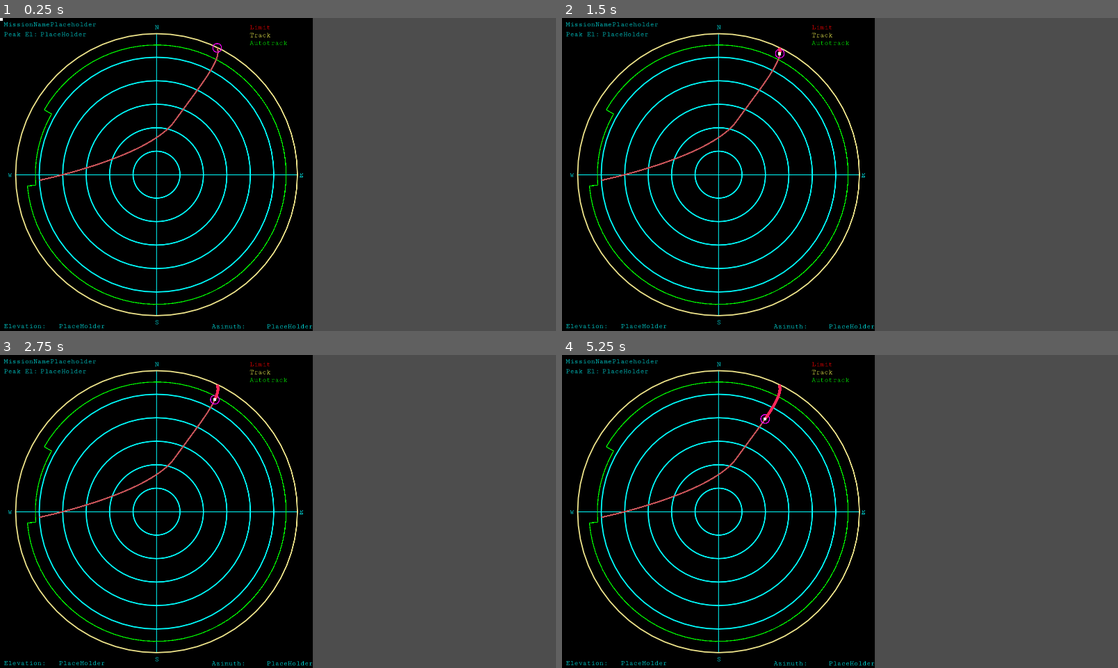
Above: before the commit, frames 1-4 (two rows, left to right).
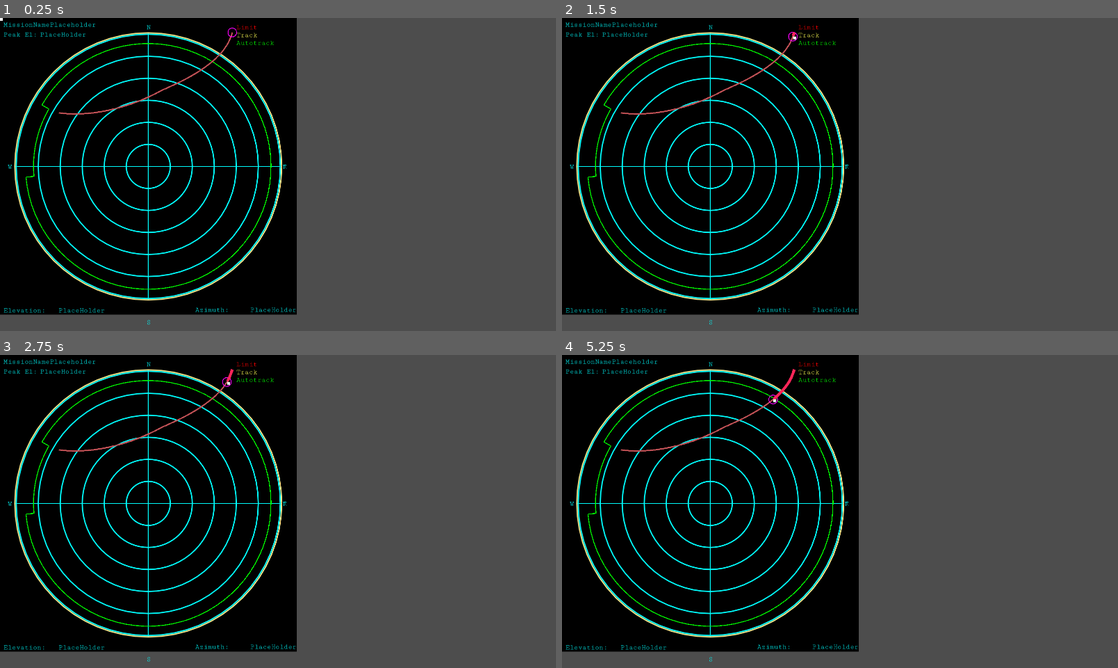
Above: after the commit, the same moments.

Repository: asfadmin/antenna-museum-exhibit
Game: Godot game, scene res://src/track_status/track_status.tscn
Same seed, same stepped clock (60 frames per second), same inputs: the game is played once before the commit and once after it. This scene is started directly instead of the project's main scene.
Inputs (mouse positions are in pixels of both pictures, inside the frame that each line leads up to):
- Up to frame 1 (0.25 s): no input
- Up to frame 2 (1.5 s): tap Enter at 0.5 s; move the mouse to (962, 158) at 0.52 s; click (962, 158) at 0.67 s; drag from (728, 190) to (812, 237) at 1.27 s
- Up to frame 3 (2.75 s): tap Space at 2 s; move the mouse to (333, 442) at 2.02 s; click (333, 442) at 2.17 s
- Up to frame 4 (5.25 s): drag from (812, 574) to (673, 464) at 2.77 s; tap Enter at 3.5 s; move the mouse to (1006, 558) at 3.52 s; click (1006, 558) at 3.67 s; tap Space at 4.25 s; drag from (673, 464) to (756, 433) at 4.27 s; move the mouse to (867, 511) at 5.02 s; click (867, 511) at 5.17 s

The runs differ from the first frame. In frame 1, 14% of the frame differs, in the area x 0-57%, y 0-100%; in frame 2, 14%; in frame 3, 14%; in frame 4, 14%.
Error in both runs: Cannot call method 'get_error' on a null value. (res://addons/icons-fonts/icons_fonts/IconsFonts.gd:57)

Commit message:
adds track status, scales properly in other scenes

Diff:
--- a/exhibit-frontend/src/track_status/track_course.gd
+++ b/exhibit-frontend/src/track_status/track_course.gd
@@ -8,7 +8,7 @@
 
 var expected_time: float = 5.0
 var cursor_pos: Vector2 = Vector2.ZERO
-
+@onready var viewport: SubViewport = get_parent() as SubViewport
 #var full_points = []
 # Called when the node enters the scene tree for the first time.
 func _ready() -> void:
@@ -19,11 +19,17 @@
 	#self.path_follow_2d = self.path_2d.get_child(0)
 
 	var _final_path = []
+	var viewport_parent = viewport.get_parent()
+	#var offset = Vector2(viewport.get_parent().size.x / 2, -viewport.get_parent().size.y) / 2.0
 	for point in self.path_2d.curve.get_baked_points():
-		_final_path.append(point + self.path_2d.position)
+		#var offset = Vector2(viewport.size.x, viewport.size.y) / 2.0
+		#print(viewport.size.x)
+		#print(offset)
+		_final_path.append(point) # + offset)
 
 	self.points = _final_path
 	#self.path_2d.curve.get_closest_point()
+
 	get_tree().create_timer(1.0).timeout.connect(_active_timer, CONNECT_ONE_SHOT)
 	#var tween = get_tree().create_tween().set_loops(5)
 	#tween.tween_property($Sprite, "modulate", Color.RED, 1)
@@ -47,7 +53,7 @@
 	self.current_idx += 1
 	self.queue_redraw()
 	if self.points.size() != self.current_idx:
-		self.sat_position.position = self.points[self.current_idx] - (self.sat_position.size / 2.0)
+		self.sat_position.position = self.points[self.current_idx]
 		get_tree().create_timer(0.1).timeout.connect(_active_timer, CONNECT_ONE_SHOT)
 	else:
 		self.sat_position.visible = false
--- /dev/null
+++ b/exhibit-frontend/src/track_status/track_status.gdshader
@@ -0,0 +1,18 @@
+shader_type canvas_item;
+
+uniform sampler2D path_viewport;
+
+void vertex() {
+	// Called for every vertex the material is visible on.
+}
+
+void fragment() {
+	COLOR = vec4(UV.x, UV.y, 0.5, 1.0);
+	//COLOR =  vec4(0.5, 0.1, 1.0, 1.0); //texture(path_viewport, UV);
+	// Called for every pixel the material is visible on.
+}
+
+//void light() {
+//	// Called for every pixel for every light affecting the CanvasItem.
+//	// Uncomment to replace the default light processing function with this one.
+//}
--- a/exhibit-frontend/src/track_status/track_status.tscn
+++ b/exhibit-frontend/src/track_status/track_status.tscn
@@ -1,29 +1,23 @@
-[gd_scene load_steps=5 format=3 uid="uid://pyqxiujpu271"]
+[gd_scene load_steps=6 format=3 uid="uid://pyqxiujpu271"]
 
 [ext_resource type="Script" uid="uid://dnp1d84d1sas3" path="res://src/track_status/track_status.gd" id="1_u6mlq"]
 [ext_resource type="FontFile" uid="uid://d2g2aiqsn56d7" path="res://assets/CutiveMono-Regular.ttf" id="2_4komm"]
 [ext_resource type="Script" uid="uid://i4rwwpot8fwr" path="res://src/track_status/track_course.gd" id="3_ibwx6"]
 
+[sub_resource type="ViewportTexture" id="ViewportTexture_pgbq5"]
+viewport_path = NodePath("SubViewport")
+
 [sub_resource type="Curve2D" id="Curve2D_203gu"]
 _data = {
-"points": PackedVector2Array(-17.7004, -39.6812, 17.7004, 39.6812, 750, 103, 91.342, -125.921, -91.342, 125.921, 602, 357, 0, 0, 0, 0, 136, 560)
+"points": PackedVector2Array(0, 0, -13.176, 48.962, 802.205, 49.841, 184.01, -77.806, -204.815, 111.556, 564.298, 246.847, 0, 0, 0, 0, 203.863, 327.045)
 }
 point_count = 3
 
-[node name="TrackStatus" type="Control"]
-z_index = 2
-custom_minimum_size = Vector2(200, 200)
-layout_mode = 3
-anchors_preset = 0
-size_flags_horizontal = 3
-size_flags_vertical = 3
-
-[node name="AspectRatioContainer" type="AspectRatioContainer" parent="."]
-layout_mode = 0
-offset_right = 1081.0
-offset_bottom = 1081.0
-
-[node name="background" type="ColorRect" parent="AspectRatioContainer"]
+[node name="AspectRatioContainer" type="AspectRatioContainer"]
+offset_right = 1024.0
+offset_bottom = 1024.0
+
+[node name="background" type="ColorRect" parent="."]
 unique_name_in_owner = true
 z_as_relative = false
 layout_mode = 2
@@ -31,7 +25,7 @@
 script = ExtResource("1_u6mlq")
 line_width = 3.0
 
-[node name="East" type="RichTextLabel" parent="AspectRatioContainer/background"]
+[node name="East" type="RichTextLabel" parent="background"]
 layout_mode = 1
 anchors_preset = 6
 anchor_left = 1.0
@@ -51,7 +45,7 @@
 scroll_active = false
 metadata/_edit_use_anchors_ = true
 
-[node name="North" type="RichTextLabel" parent="AspectRatioContainer/background"]
+[node name="North" type="RichTextLabel" parent="background"]
 layout_mode = 1
 anchors_preset = 5
 anchor_left = 0.5
@@ -68,7 +62,7 @@
 scroll_active = false
 metadata/_edit_use_anchors_ = true
 
-[node name="Key" type="RichTextLabel" parent="AspectRatioContainer/background"]
+[node name="Key" type="RichTextLabel" parent="background"]
 layout_mode = 1
 anchors_preset = -1
 anchor_left = 0.803423
@@ -87,7 +81,7 @@
 scroll_active = false
 metadata/_edit_use_anchors_ = true
 
-[node name="SatInfo" type="RichTextLabel" parent="AspectRatioContainer/background"]
+[node name="SatInfo" type="RichTextLabel" parent="background"]
 layout_mode = 1
 anchors_preset = -1
 anchor_left = 0.0180389
@@ -107,7 +101,7 @@
 scroll_active = false
 metadata/_edit_use_anchors_ = true
 
-[node name="PeakEl" type="Label" parent="AspectRatioContainer/background/SatInfo"]
+[node name="PeakEl" type="Label" parent="background/SatInfo"]
 layout_mode = 0
 offset_top = 34.0
 offset_right = 40.0
@@ -117,7 +111,7 @@
 theme_override_font_sizes/font_size = 24
 text = "Peak El:"
 
-[node name="ElevationValue" type="RichTextLabel" parent="AspectRatioContainer/background/SatInfo/PeakEl"]
+[node name="ElevationValue" type="RichTextLabel" parent="background/SatInfo/PeakEl"]
 layout_mode = 1
 anchors_preset = -1
 anchor_left = 0.510991
@@ -137,7 +131,7 @@
 scroll_active = false
 metadata/_edit_use_anchors_ = true
 
-[node name="ElevationInfo" type="RichTextLabel" parent="AspectRatioContainer/background"]
+[node name="ElevationInfo" type="RichTextLabel" parent="background"]
 layout_mode = 1
 anchors_preset = -1
 anchor_left = 0.0180389
@@ -156,7 +150,7 @@
 scroll_active = false
 metadata/_edit_use_anchors_ = true
 
-[node name="Value" type="Label" parent="AspectRatioContainer/background/ElevationInfo"]
+[node name="Value" type="Label" parent="background/ElevationInfo"]
 layout_mode = 1
 anchors_preset = 1
 anchor_left = 1.0
@@ -169,7 +163,7 @@
 theme_override_font_sizes/font_size = 24
 text = "PlaceHolder"
 
-[node name="AzimuthInfo" type="RichTextLabel" parent="AspectRatioContainer/background"]
+[node name="AzimuthInfo" type="RichTextLabel" parent="background"]
 layout_mode = 1
 anchors_preset = 3
 anchor_left = 1.0
@@ -186,7 +180,7 @@
 text = "[color=\"#00FFFF\"]Azimuth:[/color]"
 scroll_active = false
 
-[node name="Value" type="Label" parent="AspectRatioContainer/background/AzimuthInfo"]
+[node name="Value" type="Label" parent="background/AzimuthInfo"]
 layout_mode = 1
 anchors_preset = 1
 anchor_left = 1.0
@@ -199,7 +193,7 @@
 theme_override_font_sizes/font_size = 24
 text = "PlaceHolder"
 
-[node name="South" type="RichTextLabel" parent="AspectRatioContainer/background"]
+[node name="South" type="RichTextLabel" parent="background"]
 layout_mode = 1
 anchors_preset = 5
 anchor_left = 0.5
@@ -216,7 +210,7 @@
 scroll_active = false
 metadata/_edit_use_anchors_ = true
 
-[node name="West" type="RichTextLabel" parent="AspectRatioContainer/background"]
+[node name="West" type="RichTextLabel" parent="background"]
 layout_mode = 1
 anchors_preset = 4
 anchor_top = 0.5
@@ -233,22 +227,38 @@
 scroll_active = false
 metadata/_edit_use_anchors_ = true
 
-[node name="ProjectedCourse" type="Line2D" parent="AspectRatioContainer/background"]
+[node name="TextureRect" type="TextureRect" parent="."]
+layout_mode = 2
+texture = SubResource("ViewportTexture_pgbq5")
+expand_mode = 2
+
+[node name="SubViewport" type="SubViewport" parent="."]
+disable_3d = true
+transparent_bg = true
+handle_input_locally = false
+snap_2d_transforms_to_pixel = true
+snap_2d_vertices_to_pixel = true
+size = Vector2i(1024, 1024)
+render_target_update_mode = 4
+
+[node name="ProjectedCourse" type="Line2D" parent="SubViewport"]
 width = 5.0
 default_color = Color(0.783531, 0.329321, 0.349288, 1)
+texture_mode = 2
 script = ExtResource("3_ibwx6")
 
-[node name="CompletedCourse" type="Line2D" parent="AspectRatioContainer/background/ProjectedCourse"]
+[node name="CompletedCourse" type="Line2D" parent="SubViewport/ProjectedCourse"]
 default_color = Color(1, 0.149469, 0.350274, 1)
 
-[node name="Path2D" type="Path2D" parent="AspectRatioContainer/background/ProjectedCourse"]
+[node name="Path2D" type="Path2D" parent="SubViewport/ProjectedCourse"]
+unique_name_in_owner = true
 curve = SubResource("Curve2D_203gu")
 
-[node name="PathFollow2D" type="PathFollow2D" parent="AspectRatioContainer/background/ProjectedCourse/Path2D"]
-position = Vector2(750, 103)
-rotation = 1.15122
+[node name="PathFollow2D" type="PathFollow2D" parent="SubViewport/ProjectedCourse/Path2D"]
+position = Vector2(802.205, 49.841)
+rotation = 1.83368
 loop = false
 
-[node name="sat_pos" type="ColorRect" parent="AspectRatioContainer/background/ProjectedCourse"]
+[node name="sat_pos" type="ColorRect" parent="SubViewport/ProjectedCourse"]
 offset_right = 10.0
 offset_bottom = 10.0
Not shown, added: exhibit-frontend/src/track_status/track_status.gdshader.uid
